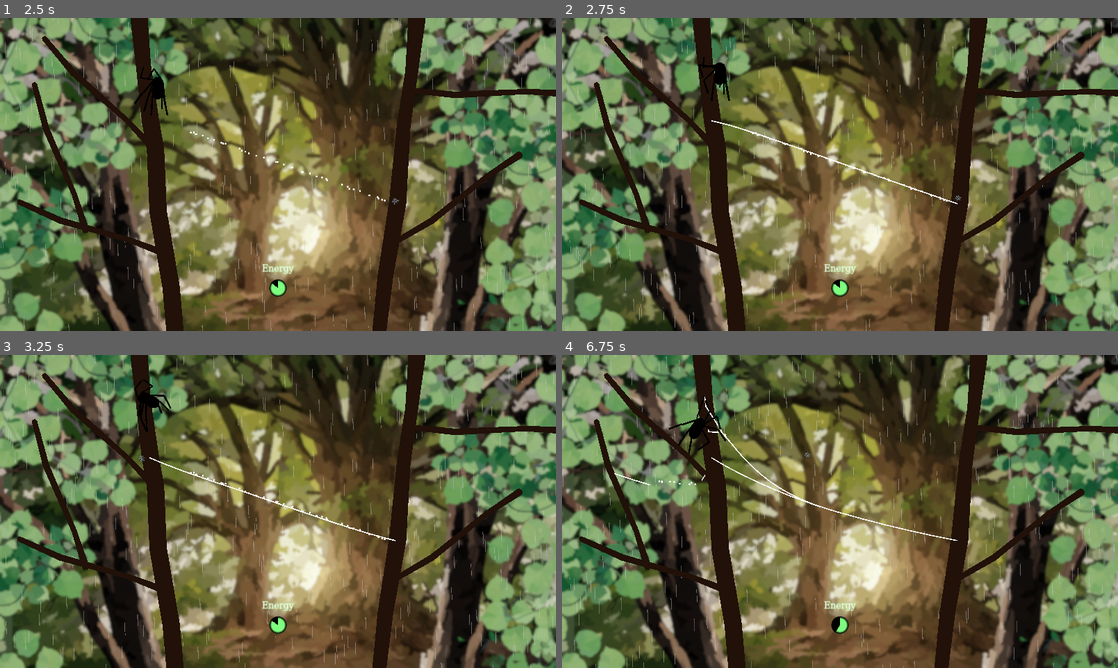
Above: before the commit, frames 1-4 (two rows, left to right).
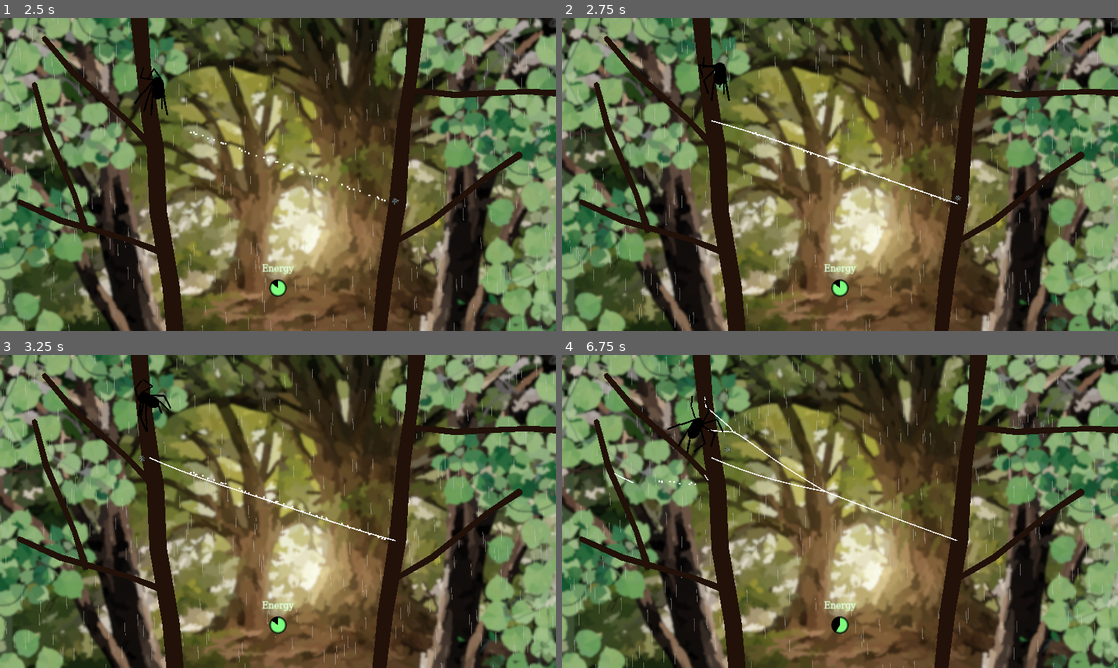
Above: after the commit, the same moments.

Repository: InRe-Dan/ld56
Game: Godot game, scene res://menus/main_menu.tscn
Same seed, same stepped clock (60 frames per second), same inputs: the game is played once before the commit and once after it. The engine's default icon, where the game draws it, is replaced by a stand-in: a white triangle on a blue panel in a dark square.
Inputs (mouse positions are in pixels of both pictures, inside the frame that each line leads up to):
- Up to frame 1 (2.5 s): click "PLAY" at 0.5 s; move the mouse to (250, 237) at 1.27 s; hold Right mouse button (destroy_web) 1.28-2.03 s; hold W (move_up) from 1.28 s (still down); tap Space (jump) at 1.52, 2.27 s; move the mouse to (444, 221) at 2.02 s; click (444, 221) at 2.1 s
- Up to frame 2 (2.75 s): keep holding W (move_up)
- Up to frame 3 (3.25 s): move the mouse to (111, 464) at 2.77 s; release W (move_up) at 2.78 s; hold A (move_left) from 2.78 s (still down); hold Right mouse button (destroy_web) from 2.78 s (still down)
- Up to frame 4 (6.75 s): move the mouse to (867, 511) at 3.52 s; release Right mouse button (destroy_web) at 3.53 s; click (867, 511) at 3.6 s; tap Space (jump) at 3.77, 4.52, 5.27 s; move the mouse to (756, 433) at 4.27 s; release A (move_left) at 4.28 s; hold S (move_down) 4.28-5.03 s; hold Right mouse button (destroy_web) 4.28-5.03 s; move the mouse to (962, 495) at 5.02 s; hold D (move_right) 5.03-5.78 s; click (962, 495) at 5.1 s; move the mouse to (728, 527) at 5.77 s; hold W (move_up) 5.78-6.53 s; hold Right mouse button (destroy_web) 5.78-6.53 s; move the mouse to (895, 442) at 6.52 s; hold D (move_right) from 6.53 s (still down); click (895, 442) at 6.6 s

Frame 1 is identical in both runs. In frame 2, less than 0.1% of the frame differs, in the area x 27-67%, y 32-57%; in frame 3, 0.1%; in frame 4, 0.8%, in the area x 9-71%, y 13-60%.

Commit message:
Increased static web span tightness

Diff:
--- a/web/web.gd
+++ b/web/web.gd
@@ -24,7 +24,8 @@
 		return vel_a + vel_b
 
 # Spring parameters
-var stiffness: float = 4096.0
+var resting_length : float = 0.0
+var stiffness: float = 8192.0
 var damping: float = 1024.0
 var lifetime : float = 60
 
@@ -65,7 +66,7 @@
 	# Apply spring physics
 	var direction: Vector2 = point_a.global_position.direction_to(point_b.global_position)
 	var distance : float = point_a.position.distance_to(point_b.position)
-	var magnitude: float = distance * stiffness
+	var magnitude: float = max(0.0, distance - resting_length) * stiffness
 
 	# Destroy web if overstretched
 	if distance > Global.web_length * 4:
--- a/web/web_factory.gd
+++ b/web/web_factory.gd
@@ -36,8 +36,8 @@
 	new_joint.global_position = pos
 	add_child(new_joint)
 	if not (is_instance_valid(web.point_a) and is_instance_valid(web.point_b)): return new_joint
-	_create_web_segment(web.point_a.global_position.distance_to(new_joint.global_position), web.point_a, new_joint)
-	_create_web_segment(web.point_b.global_position.distance_to(new_joint.global_position), new_joint, web.point_b)
+	_create_web_segment(true, web.point_a.global_position.distance_to(new_joint.global_position), web.point_a, new_joint)
+	_create_web_segment(true, web.point_b.global_position.distance_to(new_joint.global_position), new_joint, web.point_b)
 	web.destroy()
 	return new_joint
 
@@ -96,7 +96,7 @@
 	var direction: Vector2 = point_a.direction_to(point_b)
 
 	var start_joint: WebJoint = get_joint_at(initial_scout, point_a)
-
+	var is_static : bool = start_joint.body is RigidBody2D
 	while distance > 0:
 		# Calculate distance of next segment
 		var new_web_length: float
@@ -114,7 +114,7 @@
 		if not new_joint:
 			return
 
-		_create_web_segment(new_web_length, start_joint, new_joint)
+		_create_web_segment(is_static, new_web_length, start_joint, new_joint)
 		start_joint = new_joint
 		distance -= new_web_length
 
@@ -122,10 +122,11 @@
 
 
 ## Creates a new web segment
-func _create_web_segment(length : float, point_a : WebJoint, point_b : WebJoint = null) -> void:
+func _create_web_segment(rigid_origin : bool, length : float, point_a : WebJoint, point_b : WebJoint = null) -> void:
 	# Instantiate new web object
 	var web: Web = web_scene.instantiate() as Web
 	web.point_a = point_a
 	web.point_b = point_b
+	if rigid_origin: web.resting_length = length * 0.6
 
 	add_child(web)
